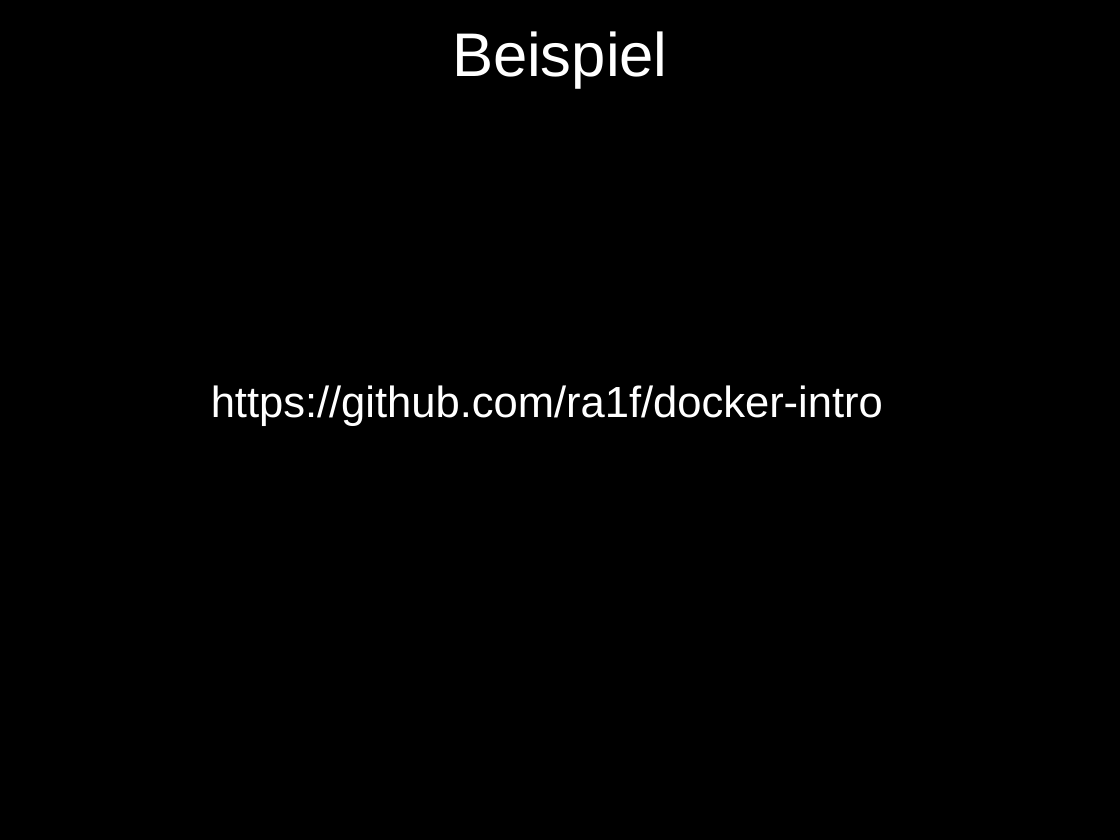
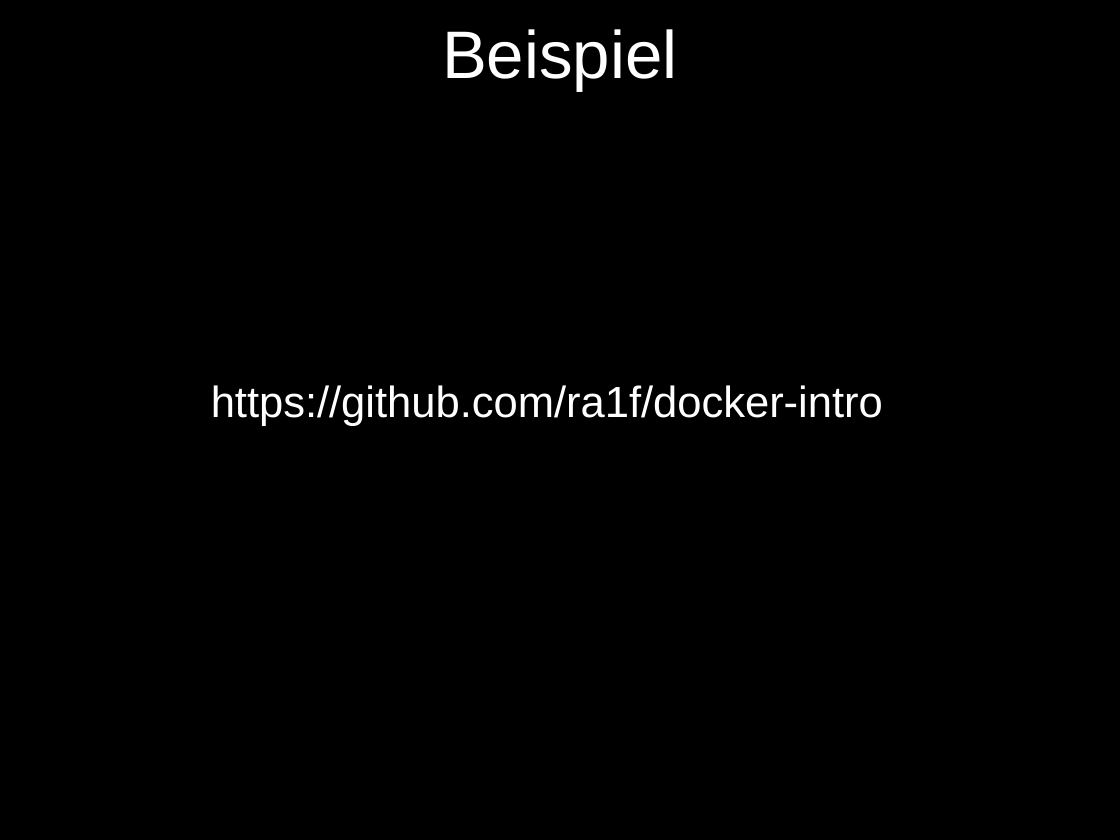
Before and after one commit to ra1f/docker-intro, a slide deck: slide 5 of DockerIntro.pptx. Drawn at 1120x840 pixels with LibreOffice and Linux fonts; fonts in the diff are those of the drawing; background and template pictures are left out. Boxes give left, top, right and bottom in pixels: in the first picture for what was removed or moved away, otherwise in the second. Text is boxed around its words. In the diff, an @@ line names an element or a change of style, - is before the commit and + after.

```diff
--- a/DockerIntro.pptx
+++ b/DockerIntro.pptx
@@ title "Beispiel" at (442,29,677,91): size 39.6 to 43.2 pt @@
```
Also in this commit, not shown: 3 other slides changed, 3 slides added, 2 slides removed.
